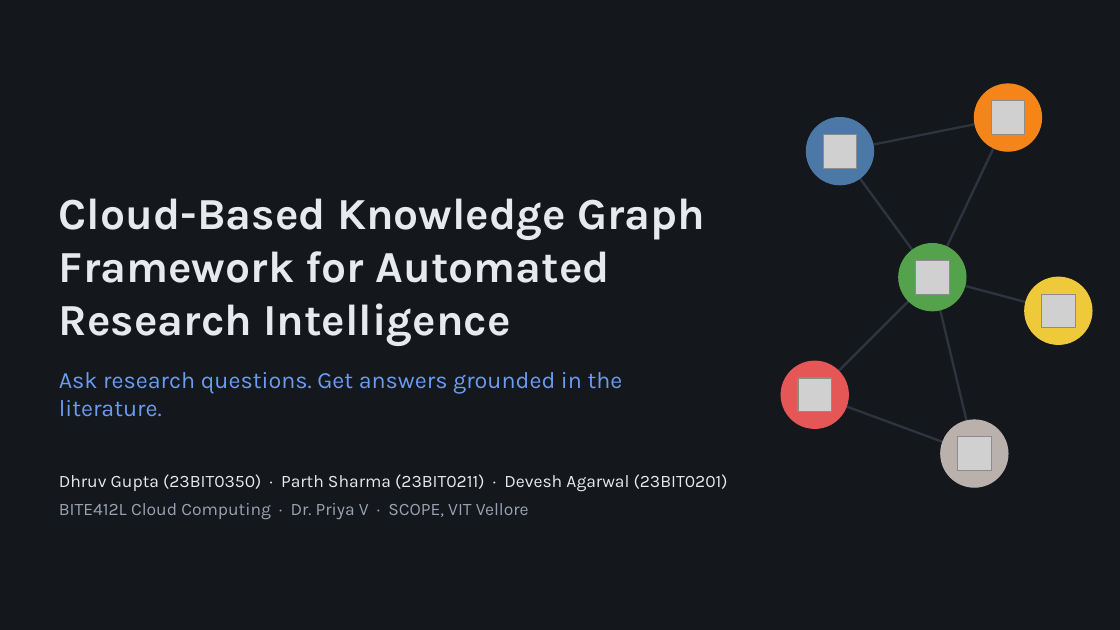
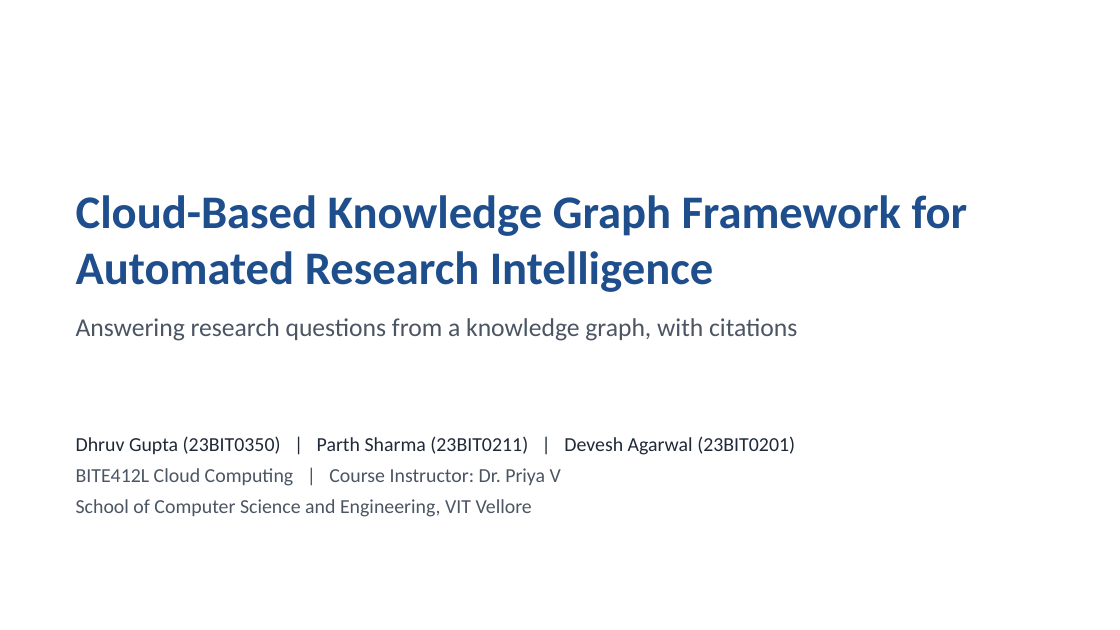
Before and after one commit to DeveshAg30/Cloud_Based_Knowledge_Graph_Framework_for_Automated_Research_Intelligence_Aws_Project_2026, a slide deck: slide 1 of presentation/Project_Presentation.pptx. Drawn at 1120x630 pixels with LibreOffice and Linux fonts; fonts in the diff are those of the drawing; grey boxes stand for pictures. Boxes give left, top, right and bottom in pixels: in the first picture for what was removed or moved away, otherwise in the second. Text is boxed around its words. In the diff, an @@ line names an element or a change of style, - is before the commit and + after.

```diff
--- a/presentation/Project_Presentation.pptx
+++ b/presentation/Project_Presentation.pptx
@@ background #14171C to #FFFFFF @@
@@ ellipse removed at [975, 84, 1042, 151] @@
@@ ellipse removed at [807, 118, 874, 185] @@
@@ line removed from (1008, 118) to (840, 151) @@
@@ line removed from (1008, 118) to (933, 277) @@
@@ picture removed at [991, 101, 1025, 134] @@
@@ title "Cloud-Based Knowledge Graph Framework for ...": place and size @@
-title "Cloud-Based Knowledge Graph Framework for ..." at [59, 198, 705, 346]
+title "Cloud-Based Knowledge Graph Framework for ..." at [76, 195, 968, 292]
@@ title "Cloud-Based Knowledge Graph Framework for ..." at [76, 195, 968, 292]: size 38 to 40 pt, font Karla to Calibri, text colour #E6E9EE to #1F4E8C @@
@@ picture removed at [823, 134, 857, 168] @@
@@ line removed from (840, 151) to (933, 277) @@
@@ ellipse removed at [899, 244, 966, 311] @@
@@ picture removed at [916, 260, 949, 294] @@
@@ line removed from (933, 277) to (815, 395) @@
@@ line removed from (933, 277) to (1059, 311) @@
@@ line removed from (933, 277) to (975, 454) @@
@@ ellipse removed at [1025, 277, 1092, 344] @@
@@ picture removed at [1042, 294, 1075, 328] @@
@@ text at [76, 318, 797, 341]: text changed; size 20 to 22 pt; font Karla to Calibri; text colour #6B9CF0 to #4B5563 @@
-Ask research questions. Get answers grounded in the literature.
+Answering research questions from a knowledge graph, with citations
@@ ellipse removed at [781, 361, 849, 429] @@
@@ picture removed at [798, 378, 832, 412] @@
@@ line removed from (815, 395) to (975, 454) @@
@@ text at [76, 436, 795, 517]: text changed; size 15 to 17 pt; font Karla to Calibri; text colour #E6E9EE to #4B5563 @@
-Dhruv Gupta (23BIT0350) · Parth Sharma (23BIT0211) · Devesh Agarwal (23BIT0201)
-BITE412L Cloud Computing · Dr. Priya V · SCOPE, VIT Vellore
+Dhruv Gupta (23BIT0350) | Parth Sharma (23BIT0211) | Devesh Agarwal (23BIT0201)
+BITE412L Cloud Computing | Course Instructor: Dr. Priya V
+School of Computer Science and Engineering, VIT Vellore
@@ text "Dhruv Gupta (23BIT0350) | Parth ..." at [76, 436, 795, 517]: vertical alignment top to middle @@
@@ ellipse removed at [941, 420, 1008, 487] @@
@@ picture removed at [958, 437, 991, 471] @@
```
Also in this commit, not shown: 20 other slides changed, 6 slides added, 5 slides removed, 1 other file.
